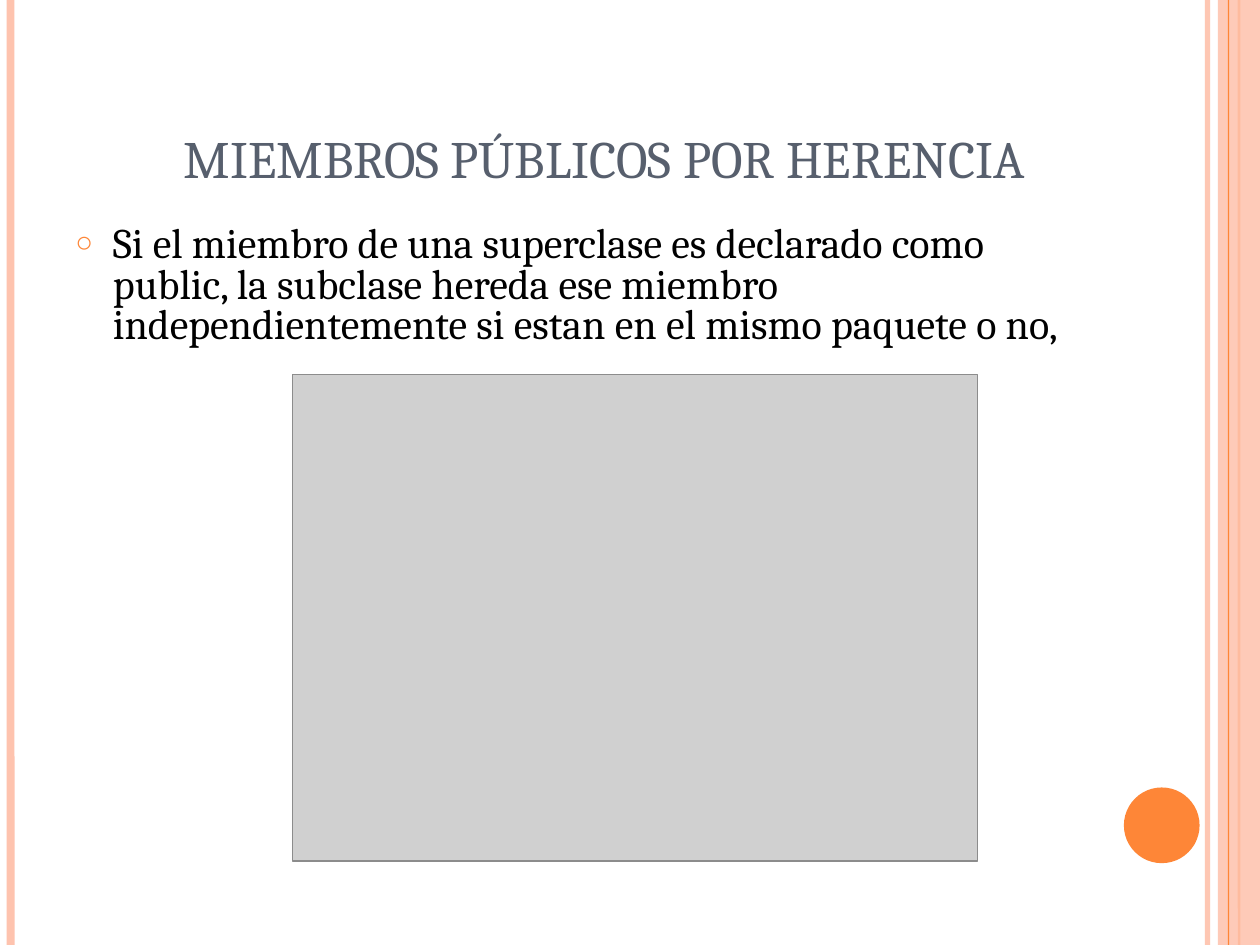
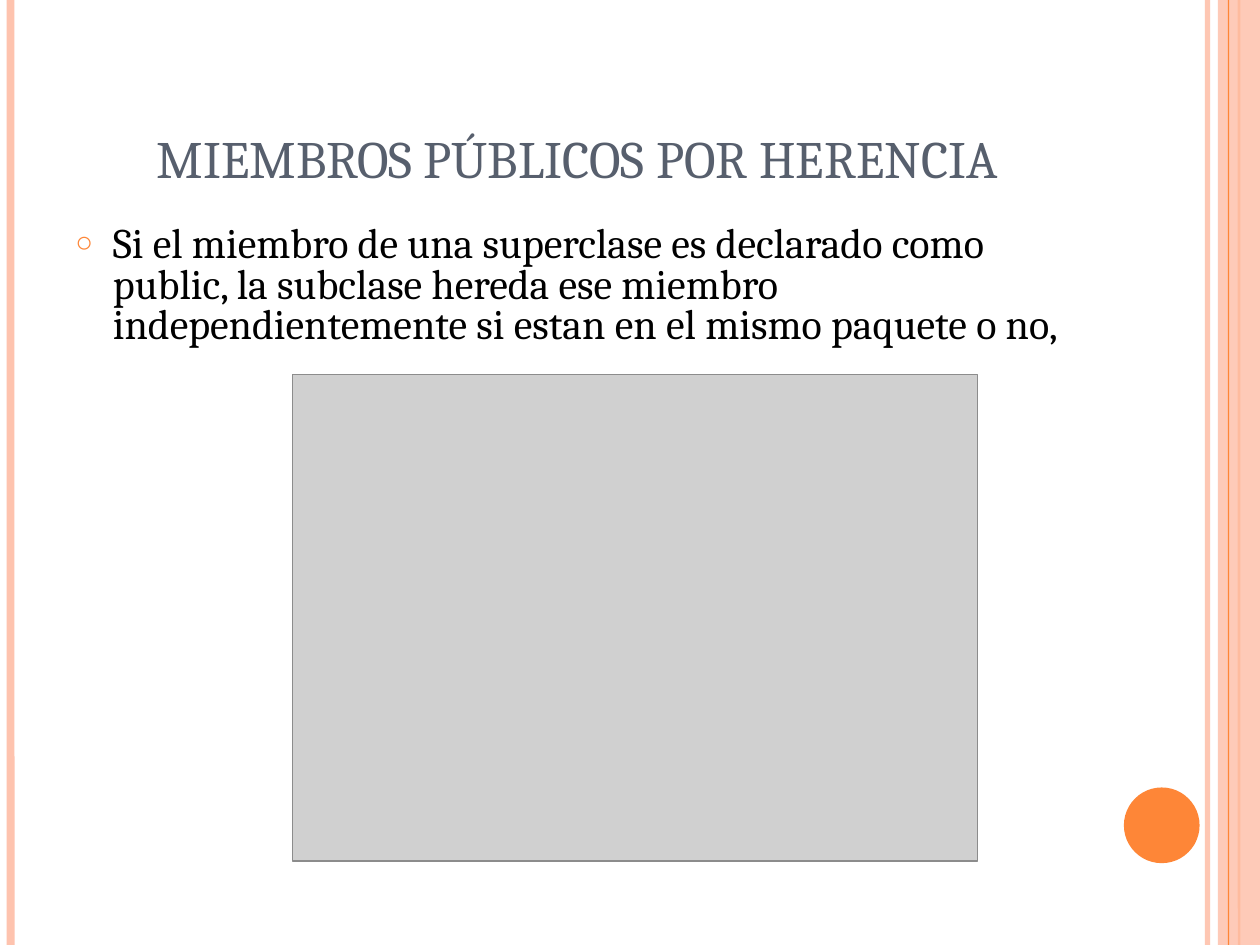
Before and after one commit to alexcaiza/java-clearminds, a slide deck: slide 10 of semanas/Semana1/SCJP-Semana1-Dia2.ppt. Drawn at 1260x945 pixels with LibreOffice and Linux fonts; fonts in the diff are those of the drawing; grey boxes stand for pictures. Boxes give left, top, right and bottom in pixels: in the first picture for what was removed or moved away, otherwise in the second. Text is boxed around its words. In the diff, an @@ line names an element or a change of style, - is before the commit and + after.

```diff
--- a/semanas/Semana1/SCJP-Semana1-Dia2.ppt
+++ b/semanas/Semana1/SCJP-Semana1-Dia2.ppt
@@ title "MIEMBROS PÚBLICOS POR HERENCIA" moved from (x1=184, y1=133, x2=1024, y2=179) to (x1=157, y1=133, x2=997, y2=179) @@
```
Also in this commit, not shown: 6 other slides changed, 17 other files.
